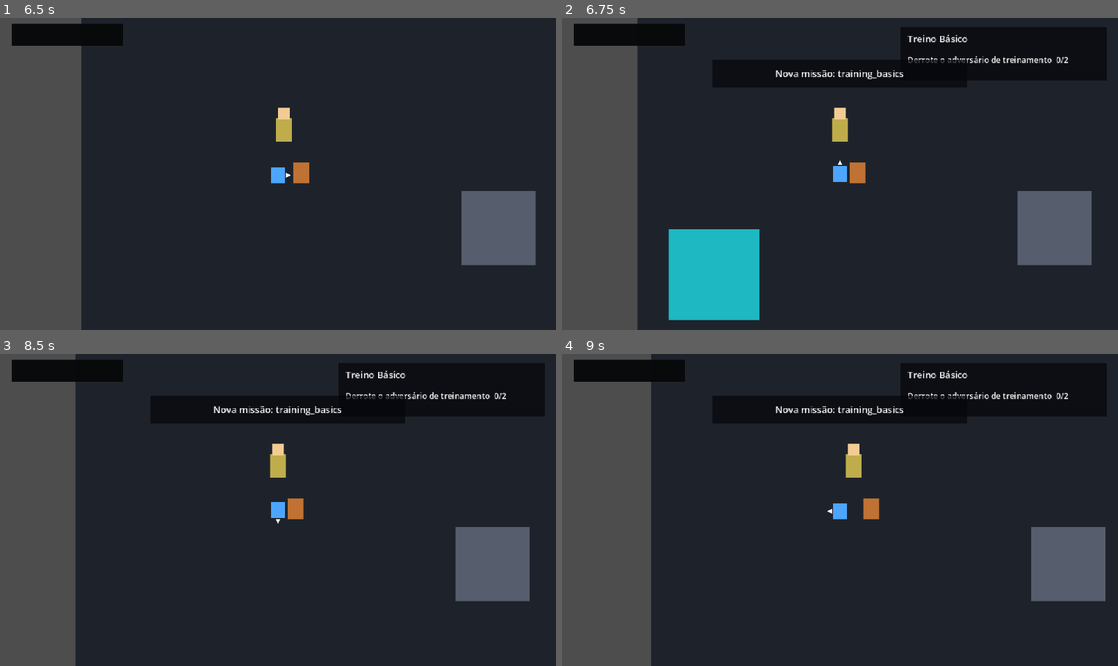
Above: before the commit, frames 1-4 (two rows, left to right).
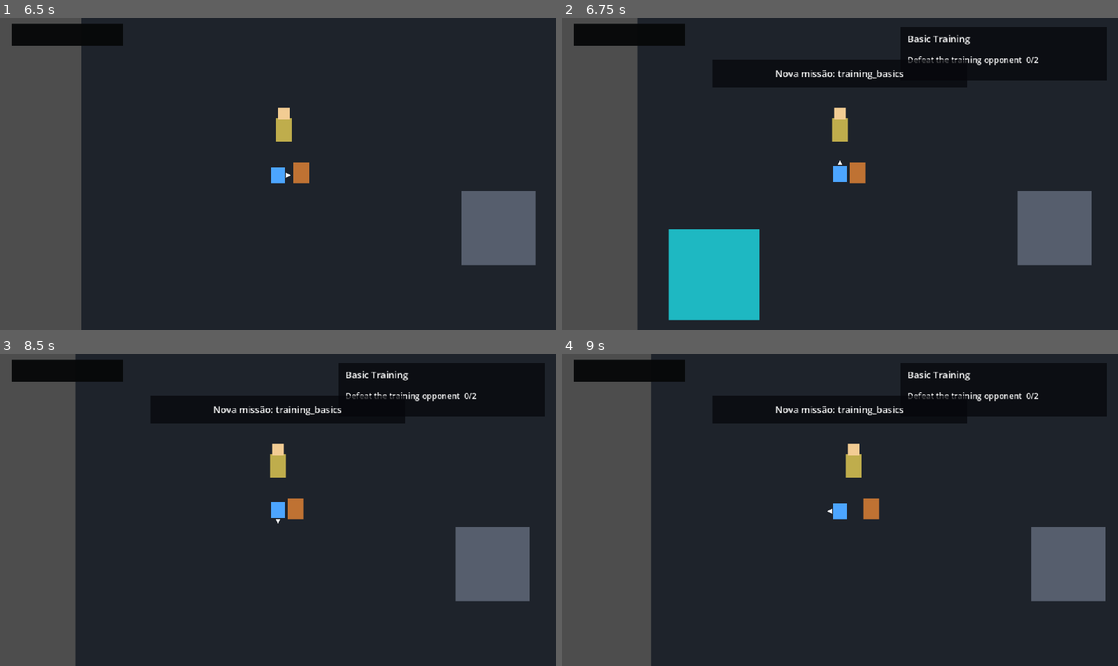
Above: after the commit, the same moments.

Repository: kikajima/dragonballsoullegacy
Game: Godot game, scene res://scenes/bootstrap/bootstrap.tscn
Two runs of this game, one before a commit and one after it. Both use one fixed random seed, a clock stepped at 60 frames per second and the inputs below.
Inputs:
- Up to frame 1 (6.5 s): tap Enter (ui_accept) at 0.5, 0.77, 1.52, 3.02, 3.5, 3.77, 4.52, 6.02 s; hold D (move_right) 0.53-1.28 s; hold E (interact) 0.53-1.28 s; hold S (move_down) 1.28-2.03 s; tap J (attack) at 1.35 s; tap E (interact) at 1.55, 2.3, 3.05, 3.8, 4.35, 5.3, 6.05 s; hold D (move_right) 2.03-2.78 s; hold Shift (block) 2.03-2.78 s; hold W (move_up) 2.78-3.53 s; tap L (charge_ki) at 2.85 s; hold Space (dash) 3.53-4.28 s; hold A (move_left) 3.53-5.03 s; hold S (move_down) 5.03-5.78 s; hold K (ki_blast) 5.03-5.78 s; hold D (move_right) from 5.78 s (still down); tap I (kick) at 5.85 s
- Up to frame 2 (6.75 s): release D (move_right) at 6.53 s; hold W (move_up) from 6.53 s (still down); hold E (interact) from 6.53 s (still down)
- Up to frame 3 (8.5 s): tap Enter (ui_accept) at 6.77, 7.25, 7.52, 8 s; release W (move_up) at 7.28 s; release E (interact) at 7.28 s; hold D (move_right) 7.28-8.03 s; tap J (attack) at 7.35 s; tap E (interact) at 7.55, 8.3 s; hold S (move_down) from 8.03 s (still down); hold Shift (block) from 8.03 s (still down)
- Up to frame 4 (9 s): tap Enter (ui_accept) at 8.75 s; release S (move_down) at 8.78 s; release Shift (block) at 8.78 s; hold A (move_left) from 8.78 s (still down); tap L (charge_ki) at 8.85 s

Frame 1 is identical in both runs. In frame 2, 0.5% of the frame differs, in the area x 62-91%, y 5-16%; in frame 3, 0.5%; in frame 4, 0.5%.

Commit message:
content: switch mentor quest dialogue to English

Diff:
--- a/actors/npcs/debug_mentor.gd
+++ b/actors/npcs/debug_mentor.gd
@@ -17,18 +17,18 @@
 
 	if quests == null:
 		dialogue.show_dialogue(
-			["O sistema de missões ainda não está disponível."],
-			"Mentor"
+			["The quest system is not available yet."],
+			"Master"
 		)
 		return
 
 	if quests.is_completed(TRAINING_QUEST_ID):
 		dialogue.show_dialogue(
 			[
-				"Bom trabalho. Você já concluiu o treino básico.",
-				"Quando tivermos novos inimigos, este sistema poderá encadear missões maiores."
+				"Good work. You already completed the basic training.",
+				"Once we add more enemies, this system can chain larger quests."
 			],
-			"Mentor"
+			"Master"
 		)
 		return
 
@@ -39,19 +39,19 @@
 
 		dialogue.show_dialogue(
 			[
-				"Continue o treino.",
-				"Bonecos derrotados: %d/%d." % [progress, target]
+				"Keep training.",
+				"Training opponents defeated: %d/%d." % [progress, target]
 			],
-			"Mentor"
+			"Master"
 		)
 		return
 
 	quests.start_simple_quest(
 		TRAINING_QUEST_ID,
-		"Treino Básico",
-		"Pratique o combate contra o adversário de treinamento.",
+		"Basic Training",
+		"Practice combat against the training opponent.",
 		TRAINING_OBJECTIVE_ID,
-		"Derrote o adversário de treinamento",
+		"Defeat the training opponent",
 		2,
 		40,
 		&"senzu_bean",
@@ -61,9 +61,9 @@
 
 	dialogue.show_dialogue(
 		[
-			"Vamos testar sua evolução.",
-			"Derrote o adversário de treinamento duas vezes.",
-			"Como recompensa, você receberá XP extra e um Senzu Bean."
+			"Let us test your progress.",
+			"Defeat the training opponent twice.",
+			"As a reward, you will receive extra XP, Zeni, and a Senzu Bean."
 		],
-		"Mentor"
+		"Master"
 	)
